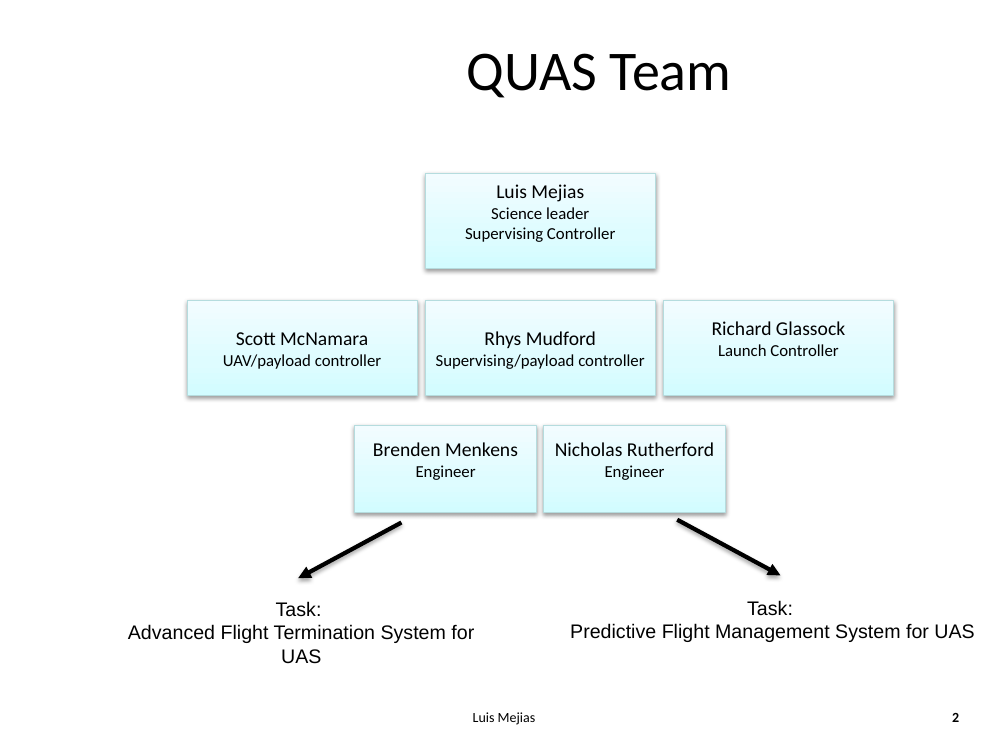
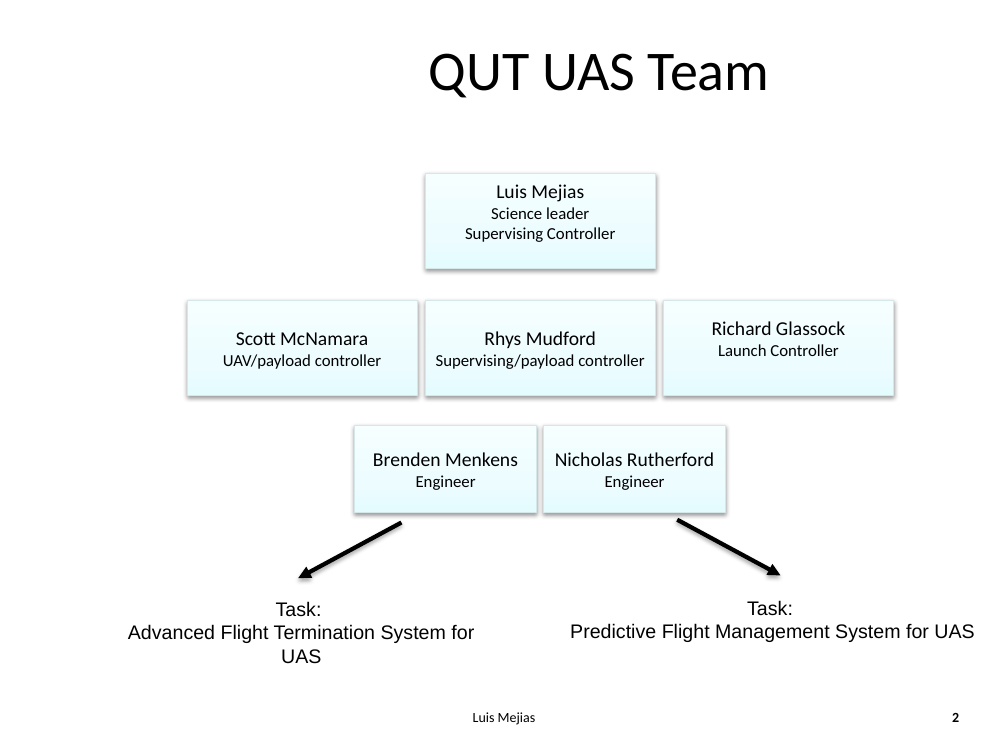
Before and after one commit to ArnCarveris/qut-pfms, a slide deck: slide 2 of docproject/PFMS Smartskies Presentation Semester 1.pptx. Drawn at 1008x756 pixels with LibreOffice and Linux fonts; fonts in the diff are those of the drawing; background and template pictures are left out. Boxes give left, top, right and bottom in pixels: in the first picture for what was removed or moved away, otherwise in the second. Text is boxed around its words. In the diff, an @@ line names an element or a change of style, - is before the commit and + after.

```diff
--- a/docproject/PFMS Smartskies Presentation Semester 1.pptx
+++ b/docproject/PFMS Smartskies Presentation Semester 1.pptx
@@ title at [429,53,770,98]: text changed @@
-QUAS Team
+QUT UAS Team
@@ fill gradient #D3FBFF to #DFFCFF to #F2FEFF to gradient #E6FDFF to #ECFDFF to #F8FEFF; outline #B6DCDF 0.75 pt to #D5E8EA 0.75 pt in 6 elements at [187,300,417,395], [425,300,655,396], [355,425,537,513], [543,425,726,513], [663,300,893,395], [425,173,655,268] @@
```
Also in this commit, not shown: 10 other slides changed, 3 slides added, 2 slides removed.
